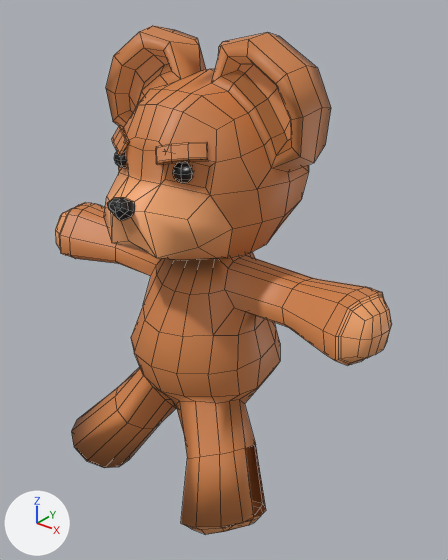
The FBX model Assets/Meshes/teddyBear2.fbx: old version first, new version second.
Camera for both pictures: a 50 mm camera at (2.15, -2.47, 2.95) aimed at (0.13, 0.05, 1.39). The lights are fixed; the arrows at lower left show +X, +Y and +Z. Mesh edges are drawn as thin lines. Where no turn or scale is listed for an object, it has been applied to the vertices. Vertices at the same position are counted once.

Names of what the first picture shows: 'TeddyBear'.
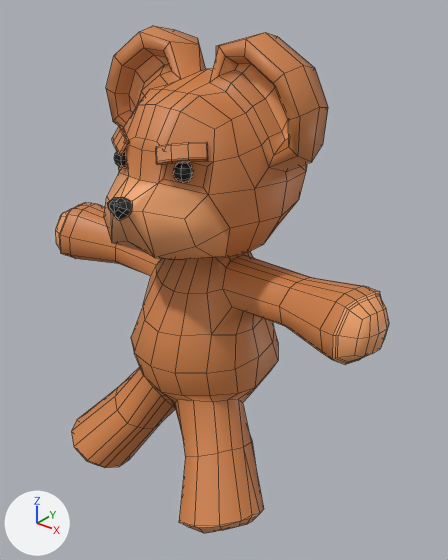
Edits to the bpy script that builds the scene:
```text
Change me_mesh:
    used by ob_teddybear; location = (0.0, 0.0, 0.0)
    remove me_mesh.from_pydata(...)  # 759 vertices, 728 faces; spans x -1.16..1.18, y -0.67..0.61, z 0.09..2.73
    add me_mesh.from_pydata(...)  # 771 vertices, 756 faces; spans x -1.16..1.16, y -0.67..0.61, z 0.09..2.73
    me_mesh part 1: 328 vertices moved from x -0.5..1.18, y -0.67..0.61, z 0.09..2.73 to x -0.48..1.16, y -0.67..0.61, z 0.09..2.73; 19 vertices removed from x -0.08..1.15, y -0.63..0.08, z 0.21..2.67; 32 vertices added at x -0.66..1.14, y -0.63..0.08, z 0.17..2.65
    me_mesh part 2: 626 kept faces spanning x -1.16..1.16, y -0.67..0.61, z 0.09..2.71 get new texture (UV) coordinates
```

What differs and where, as boxes [x1, y1, x2, y2] in the pictures (448 x 560 px; the box of a moved part takes in the faces that stretch with it):
'TeddyBear', reshaped
    before: [55, 26, 392, 534]
    after: [55, 26, 389, 533]
part 1 of me_mesh, moved or reshaped
    before: [108, 26, 392, 534]
    after: [88, 32, 389, 533]
part 2 of me_mesh, surface changed (brown to orange)
    both: [58, 34, 208, 468]
